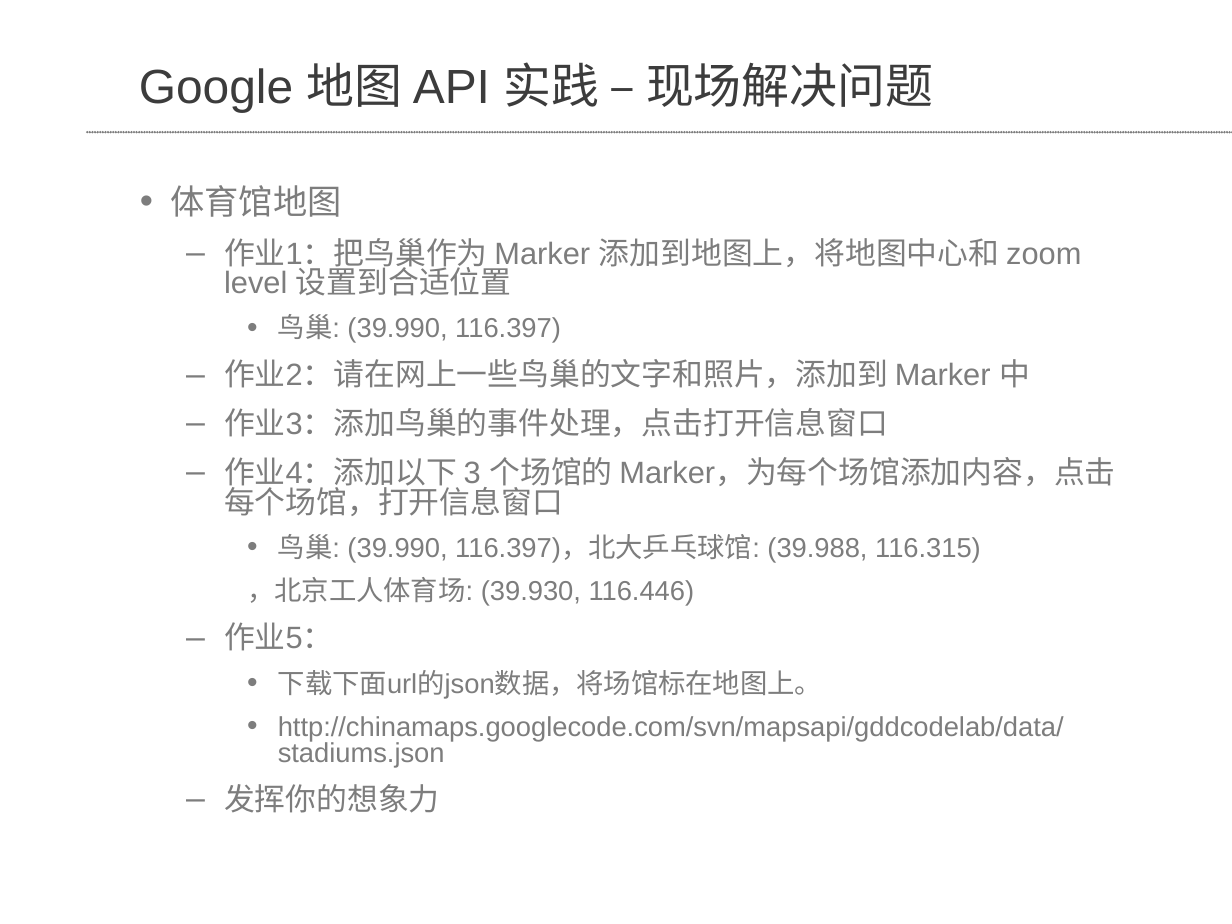
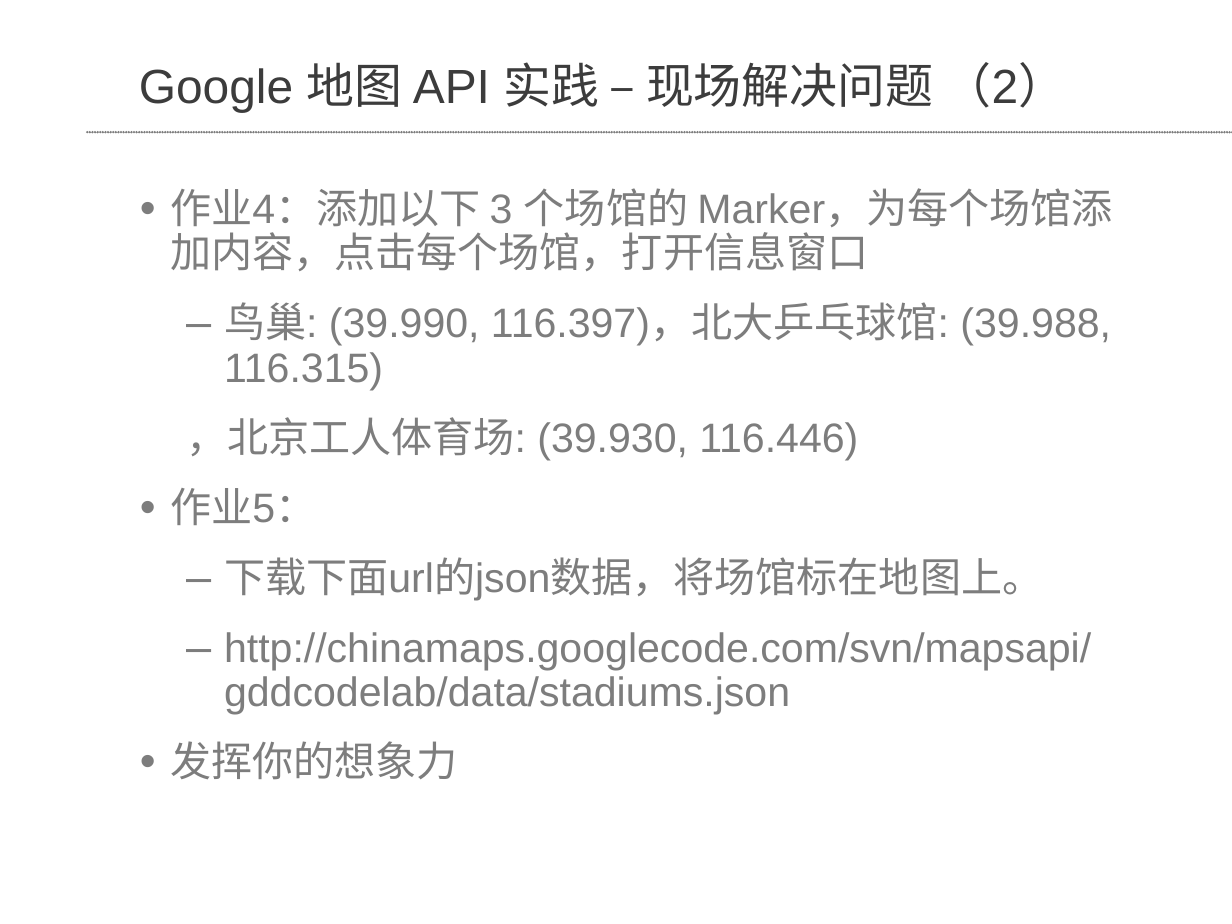
Before and after one commit to awenzhong/chinamaps, a slide deck: slide 30 of mapsapi/gddcodelab/GDD_maps_api_codelab.ppt (slide 29 before the commit). Drawn at 1232x924 pixels with LibreOffice and Linux fonts; fonts in the diff are those of the drawing; background and template pictures are left out. Boxes give left, top, right and bottom in pixels: in the first picture for what was removed or moved away, otherwise in the second. Text is boxed around its words. In the diff, an @@ line names an element or a change of style, - is before the commit and + after.

Commit message:
Final ppt

```diff
--- a/mapsapi/gddcodelab/GDD_maps_api_codelab.ppt
+++ b/mapsapi/gddcodelab/GDD_maps_api_codelab.ppt
@@ title at (139, 62, 1066, 113): text changed @@
-Google 地图 API 实践 – 现场解决问题
+Google 地图 API 实践 – 现场解决问题 （2）
@@ text "作业4：添加以下 3 个场馆的 Marker，为每个场馆添加内容，点击每个场馆，打开信息窗口" at (170, 188, 1112, 780): size 18 to 24 pt in "作业4：添加以下 3 个场馆的 Marker，为每个场馆添加内容，点击每个场馆，打开信息窗口", "作业5：", "发挥你的想象力"; size 16 to 24 pt in "鸟巢: (39.990, 116.397)，北大乒乓球馆: (39.988, 116.315)", "，北京工人体育场: (39.930, 116.446)", "下载下面url的json数据，将场馆标在地图上。", "http://chinamaps.googlecode.com/svn/mapsapi/gddcodelab/data/ ..."; bullet – to •; list level 2 to 1 in "作业4：添加以下 3 个场馆的 Marker，为每个场馆添加内容，点击每个场馆，打开信息窗口"; line spacing 0.8 to 0.9; bullet • to –; list level 3 to 2 in "鸟巢: (39.990, 116.397)，北大乒乓球馆: (39.988, 116.315)"; list level 3 to 2 in "，北京工人体育场: (39.930, 116.446)"; list level 2 to 1 in "作业5："; list level 3 to 2 in "下载下面url的json数据，将场馆标在地图上。"; list level 3 to 2 in "http://chinamaps.googlecode.com/svn/mapsapi/gddcodelab/data/ ..."; list level 2 to 1 in "发挥你的想象力" @@
@@ text at (170, 185, 1081, 437): paragraphs removed @@
-• 体育馆地图
-  – 作业1：把鸟巢作为 Marker 添加到地图上，将地图中心和 zoom level 设置到合适位置
-    • 鸟巢: (39.990, 116.397)
-  – 作业2：请在网上一些鸟巢的文字和照片，添加到 Marker 中
-  – 作业3：添加鸟巢的事件处理，点击打开信息窗口
```
Also in this commit, not shown: 2 slides added.
